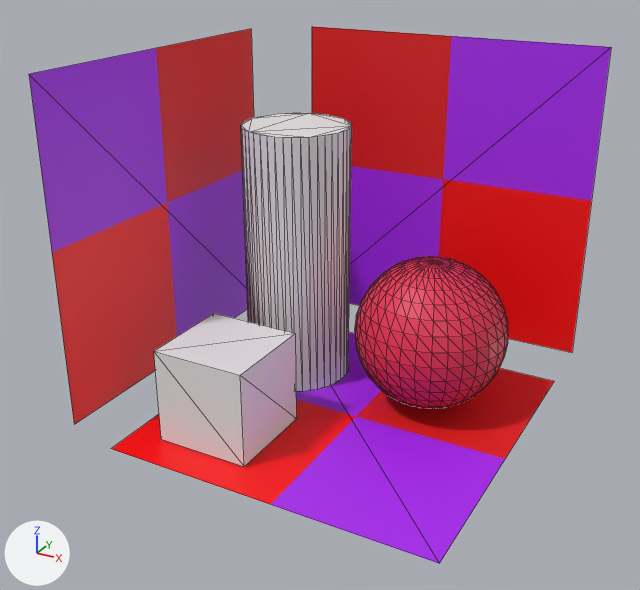
What one commit did to the glTF model scene_lights/scene.glb.
Rendered twice from a 50 mm camera at (1.97, -4.25, 1.84) aimed at (-0.31, -0.09, -0.23). Arrows for +X, +Y and +Z are at lower left; the lights stay in place. The first picture is the older version. Mesh edges are drawn as thin lines. Where no turn or scale is listed for an object, it has been applied to the vertices.

Names of what the first picture shows: 'Box', 'Cylinder', 'PlaneXY', 'PlaneXZ', 'PlaneYZ', 'Sphere'.
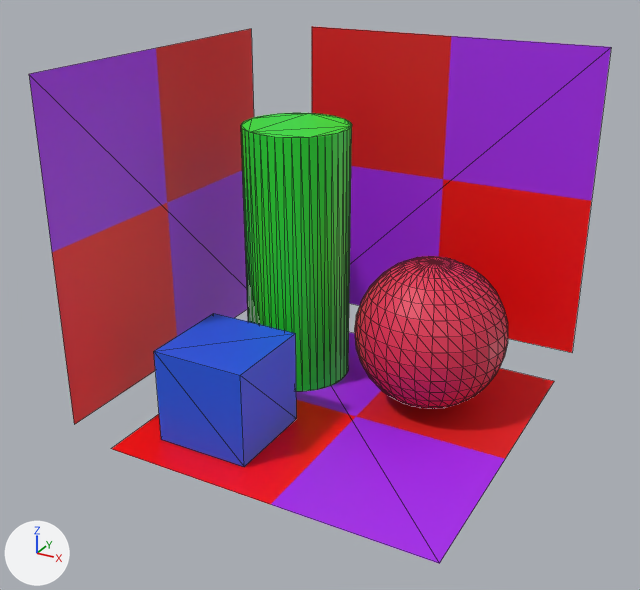
Location of each change, (x1, y1, x2, y2) in pixels of the pictures (640 x 590 px):
'Cylinder', recoloured (white to green)
    both: (241, 113, 352, 391)
'Box', recoloured (white to blue)
    both: (154, 313, 297, 467)

What changed in the scene script:
```text
Add mat_material_002:
    mat_material_002 = principled_material('Material.002')
    mat_material_002.base_color = (0.0155, 0.8, 0.0296)  # green #21e730
Add mat_material_003:
    mat_material_003 = principled_material('Material.003')
    mat_material_003.base_color = (0.0164, 0.101, 0.8)  # blue #2359e7
Change me_cube_002:
    where me_cube_002.from_pydata(...)  # 8 vertices, 12 faces; spans x -0.287..0.287, y -0.287..0.287, z -0.287..0.287
    add me_cube_002.materials.append(mat_material_003)  # blue #2359e7
Change me_cylinder_003:
    where me_cylinder_003.from_pydata(...)  # 84 vertices, 164 faces; spans x -0.33..0.33, y -0.33..0.33, z -0.82..0.82
    add me_cylinder_003.materials.append(mat_material_002)  # green #21e730
```
